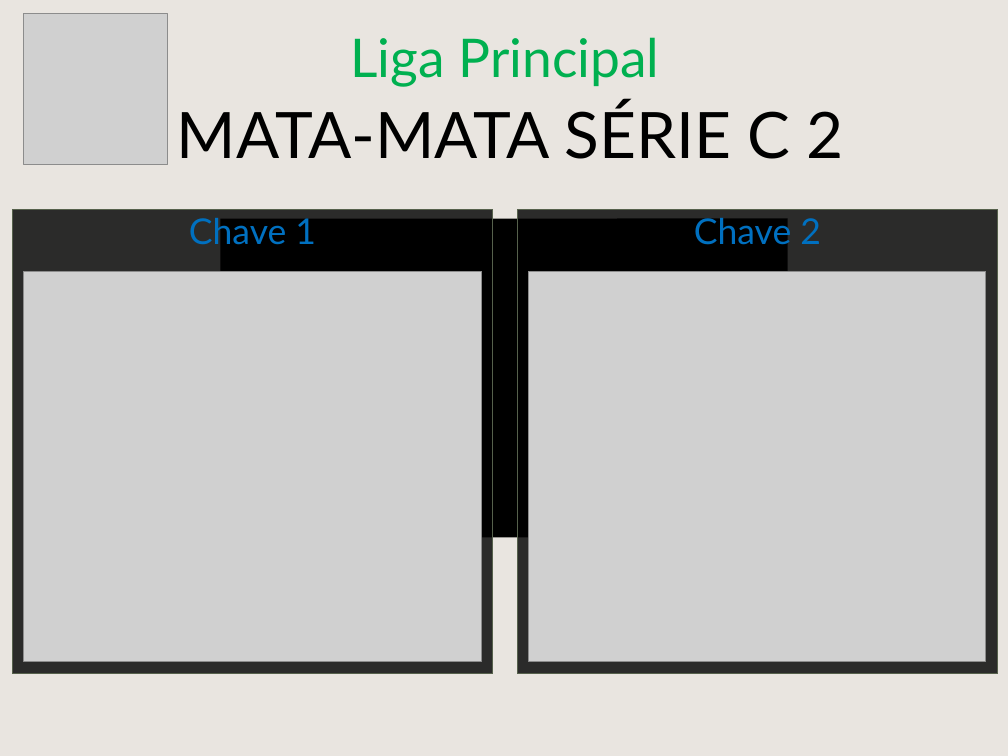
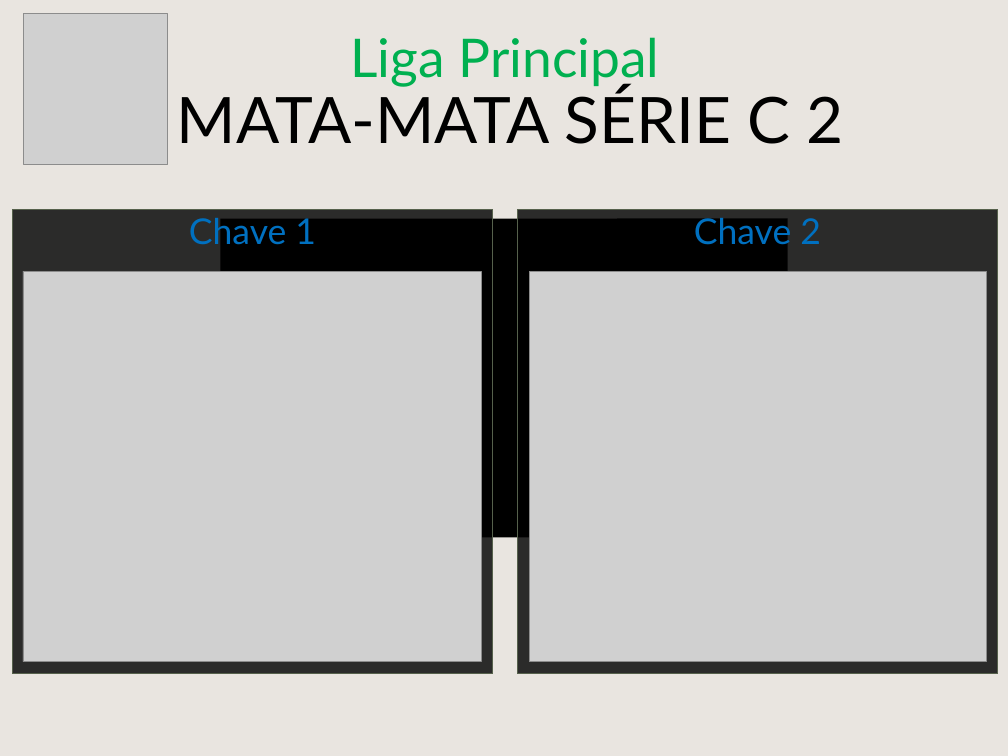
Before and after one commit to cknakayama/automacao_ligaroletarussa2021, a slide deck: slide 1 of MataMataPlanilha.pptx. Drawn at 1008x756 pixels with LibreOffice and Linux fonts; fonts in the diff are those of the drawing; grey boxes stand for pictures; background and template pictures are left out. Boxes give left, top, right and bottom in pixels: in the first picture for what was removed or moved away, otherwise in the second. Text is boxed around its words. In the diff, an @@ line names an element or a change of style, - is before the commit and + after.

```diff
--- a/MataMataPlanilha.pptx
+++ b/MataMataPlanilha.pptx
@@ text "MATA-MATA SÉRIE C 2" moved from (x1=177, y1=102, x2=844, y2=159) to (x1=177, y1=88, x2=844, y2=144) @@
```
Also in this commit, not shown: 1 slide added, 4 other files.
